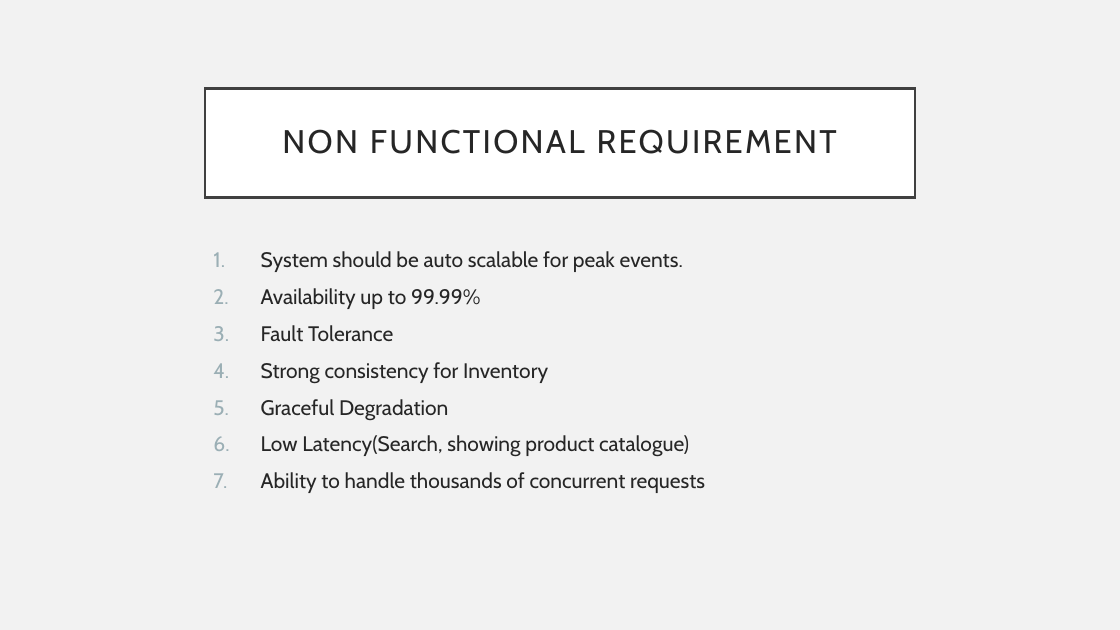
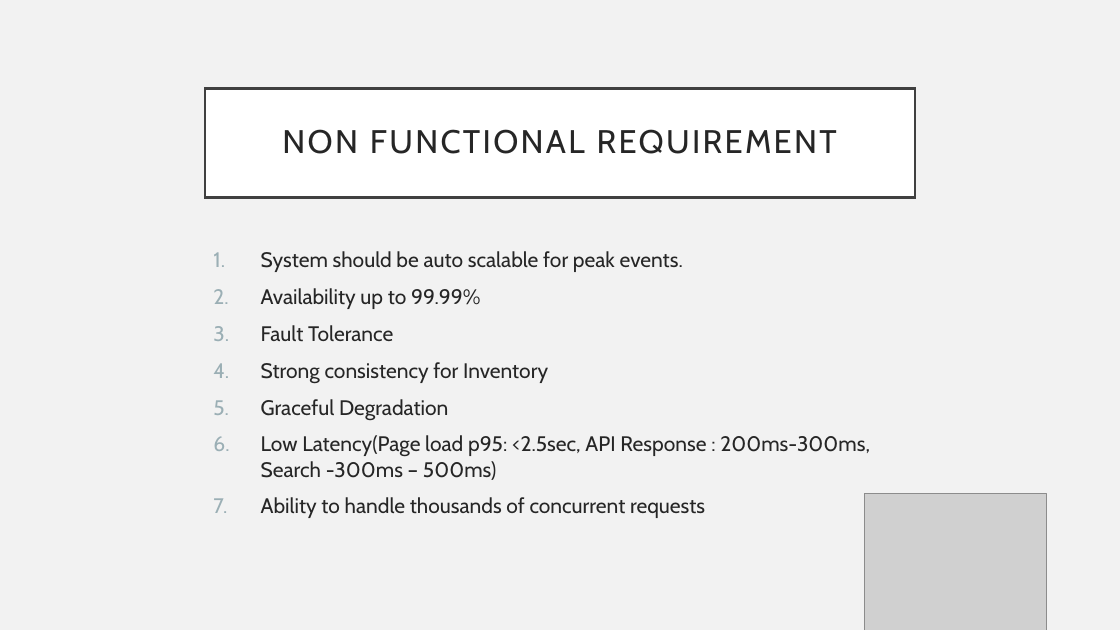
Before and after one commit to demorishi/ecommerce-demo, a slide deck: slide 4 of Documentation/E-Commerce Case Study.pptx. Drawn at 1120x630 pixels with LibreOffice and Linux fonts; fonts in the diff are those of the drawing; grey boxes stand for pictures. Boxes give left, top, right and bottom in pixels: in the first picture for what was removed or moved away, otherwise in the second. Text is boxed around its words. In the diff, an @@ line names an element or a change of style, - is before the commit and + after.

Commit message:
updated ppt

```diff
--- a/Documentation/E-Commerce Case Study.pptx
+++ b/Documentation/E-Commerce Case Study.pptx
@@ text at (261,435,870,480): text changed @@
-6. Low Latency(Search, showing product catalogue)
+6. Low Latency(Page load p95: <2.5sec, API Response : 200ms-300ms, Search -300ms – 500ms)
@@ picture added at (865,493,1047,630) @@
```
Also in this commit, not shown: 11 other slides changed.
